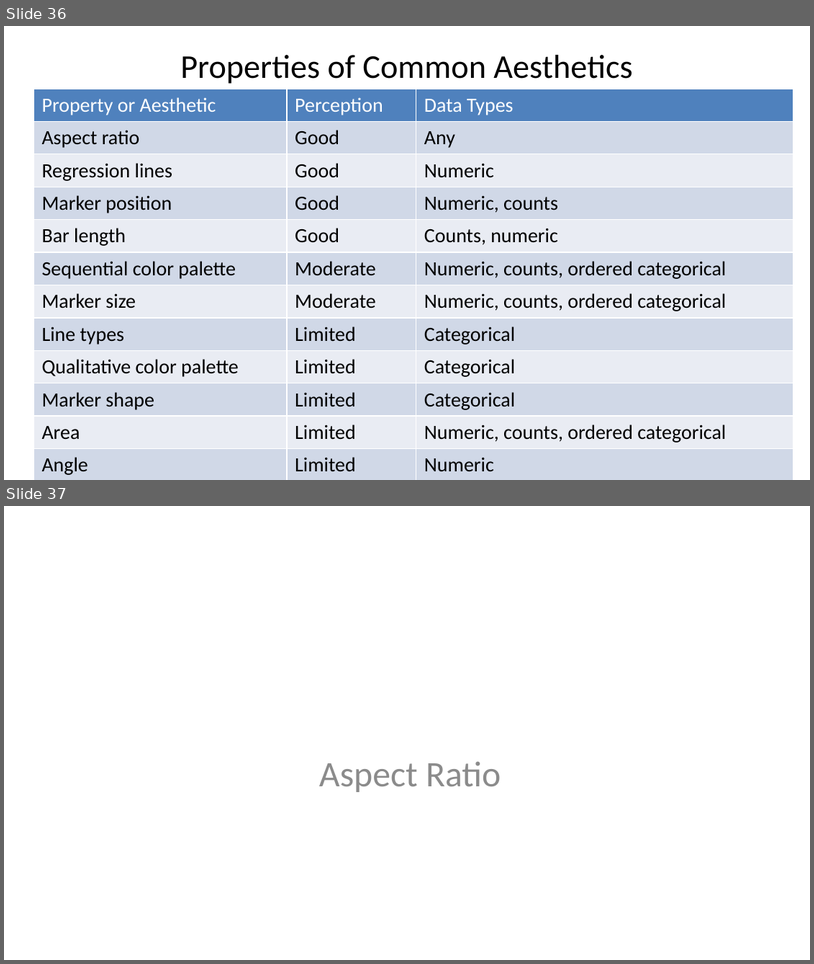
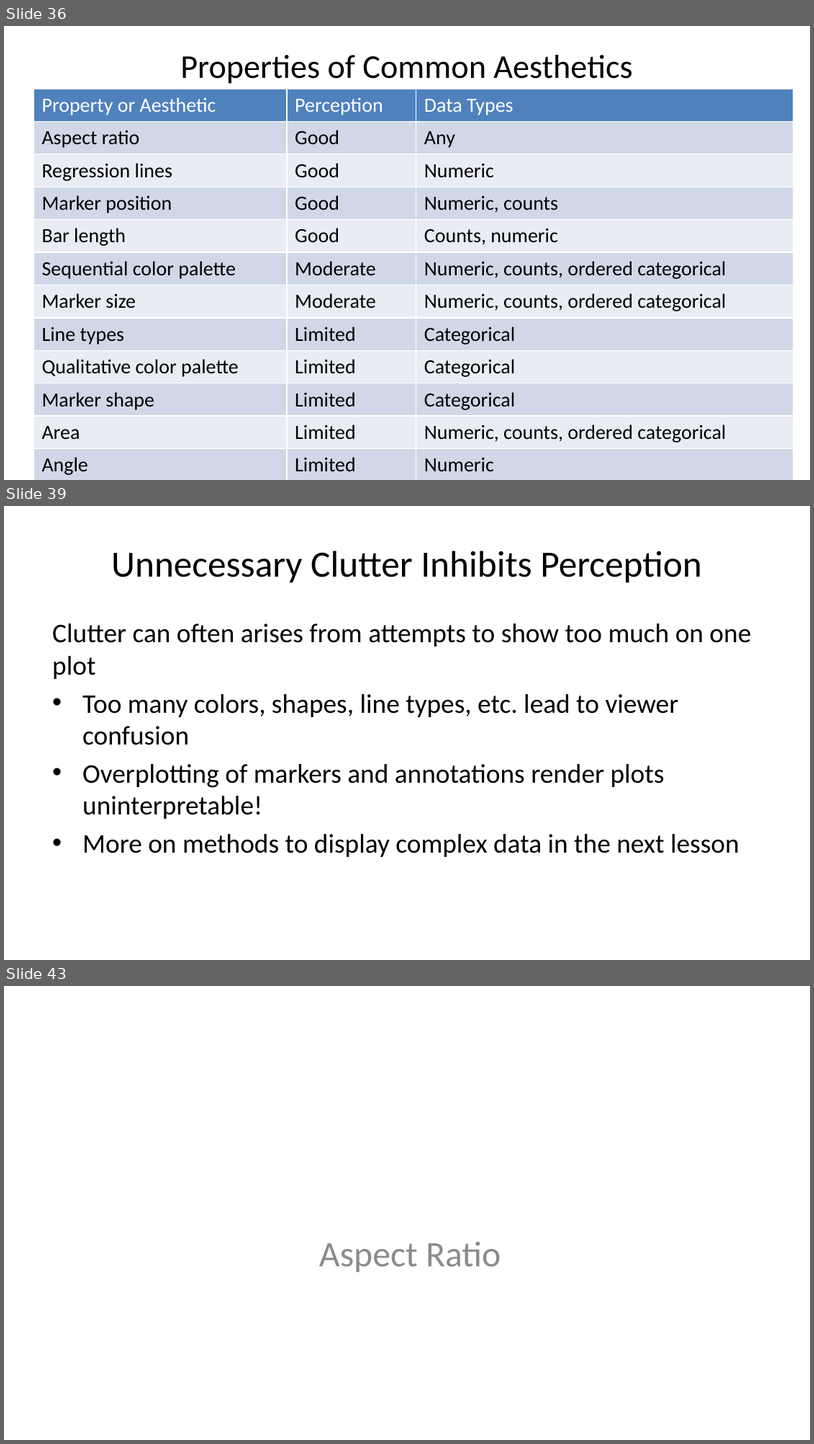
Before and after one commit to StephenElston/CSCI-E-83, a slide deck: LectureSlides/01_PreceptionForScientificVisualization.pptx. Shown one above the other, each under a label of ours: slides 36 and 37 before the commit, slides 36, 39 and 43 after it; the slides between them are not shown. The pictures are 814x964 and 814x1444 pixels, drawn with LibreOffice and Linux fonts; fonts in the diff are those of the drawing. Boxes give left, top, right and bottom in pixels: in the first picture for what was removed or moved away, otherwise in the second. Text is boxed around its words. In the diff, an @@ line names an element or a change of style, - is before the commit and + after.

Commit message:
Added sections on plot clutter and labels

```diff
--- a/LectureSlides/01_PreceptionForScientificVisualization.pptx
+++ b/LectureSlides/01_PreceptionForScientificVisualization.pptx
@@ slide 39 added at box(4, 506, 810, 960), background #FFFFFF @@
@@ title added at box(111, 551, 702, 583), 33 pt, text #000000 @@
+Unnecessary Clutter Inhibits Perception
@@ text added at box(52, 623, 751, 857), 24 pt, text #000000 @@
+Clutter can often arises from attempts to show too much on one plot
+• Too many colors, shapes, line types, etc. lead to viewer confusion
+• Overplotting of markers and annotations render plots uninterpretable!
+• More on methods to display complex data in the next lesson
@@ what was slide 37 is now slide 43 @@
```
Also in this commit, not shown: 4 slides changed, 5 other slides added.
